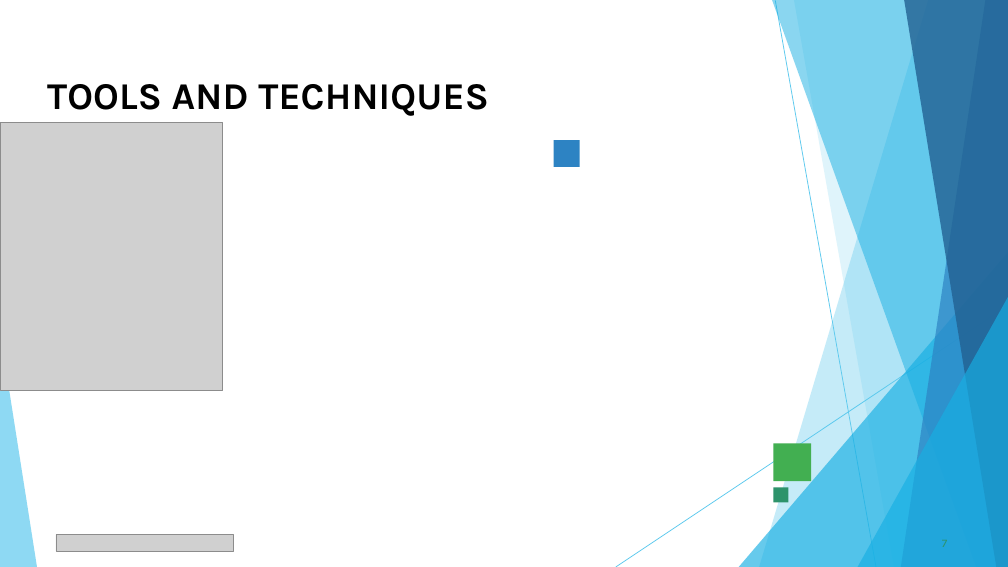
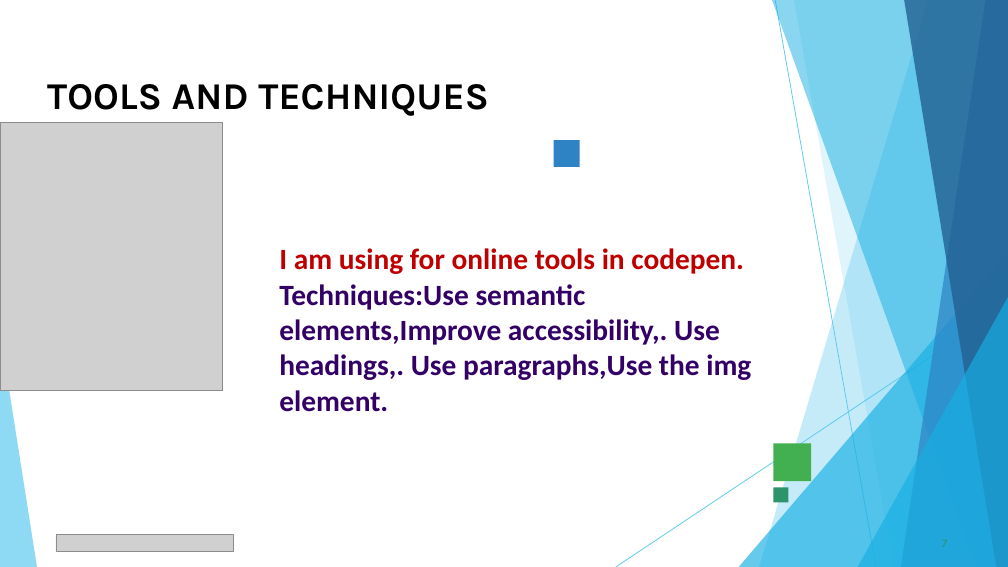
Before and after one commit to reshma225217/TNSDC-FWD-DigitalPortfoli, a slide deck: slide 7 of PPT FWD TNSDC 2025.pptx. Drawn at 1008x567 pixels with LibreOffice and Linux fonts; fonts in the diff are those of the drawing; grey boxes stand for pictures. Boxes give left, top, right and bottom in pixels: in the first picture for what was removed or moved away, otherwise in the second. Text is boxed around its words. In the diff, an @@ line names an element or a change of style, - is before the commit and + after.

```diff
--- a/PPT FWD TNSDC 2025.pptx
+++ b/PPT FWD TNSDC 2025.pptx
@@ text added at bbox=[279, 248, 751, 412], 28 pt, text #330066, bold @@
+I am using for online tools in codepen.
+Techniques:Use semantic elements,Improve accessibility,. Use headings,. Use paragraphs,Use the img element.
```
Also in this commit, not shown: 8 other slides changed, 1 slide added, 1 slide removed.
